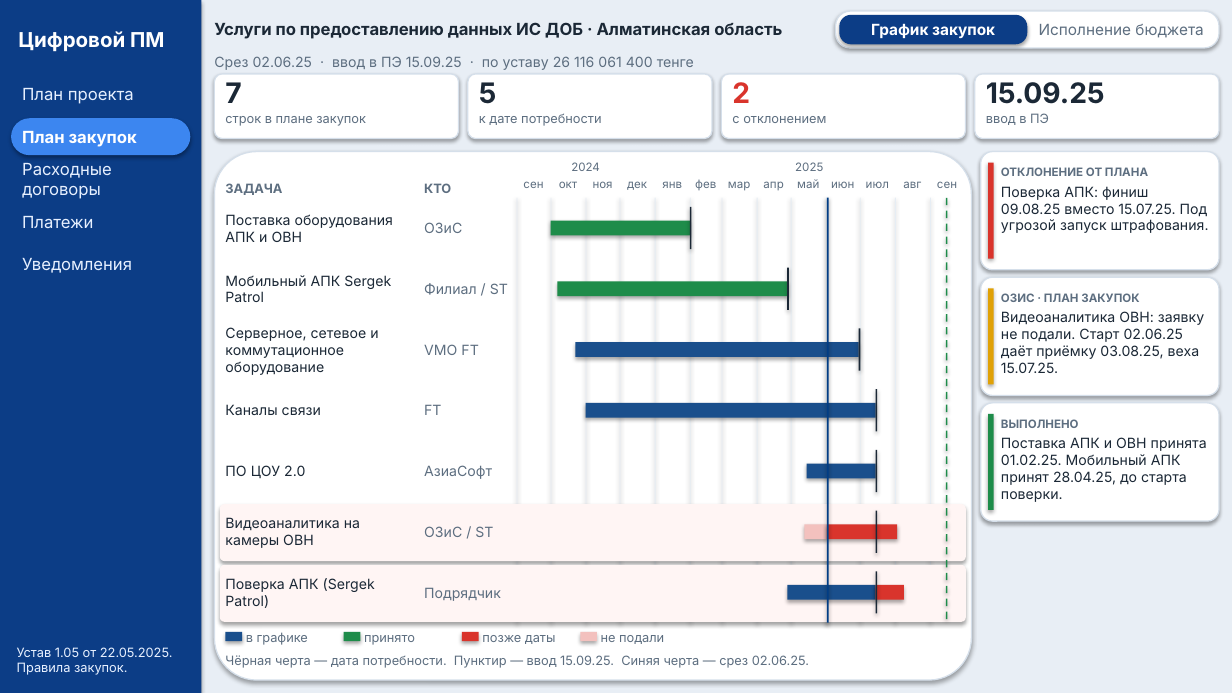
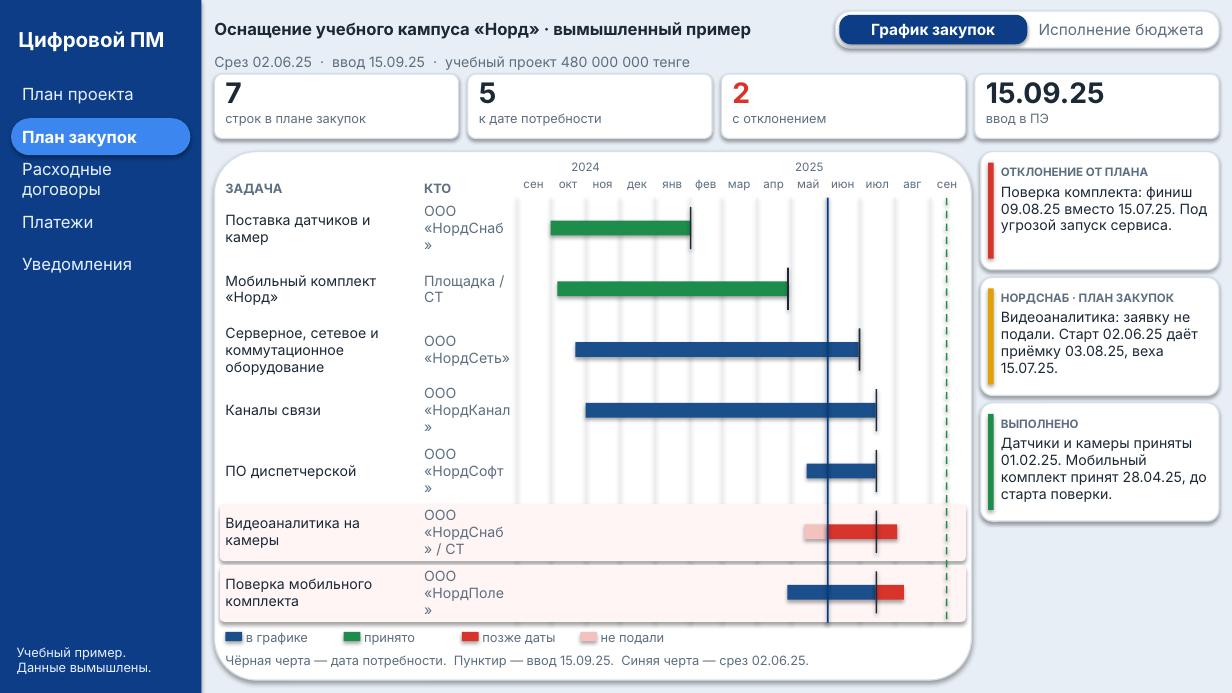
Before and after one commit to TemeshevProject/SG-DUP-Project, a slide deck: slide 1 of digital-pm/Цифровой_ПМ_план_закупок.pptx. Drawn at 1232x693 pixels with LibreOffice and Linux fonts; fonts in the diff are those of the drawing. Boxes give left, top, right and bottom in pixels: in the first picture for what was removed or moved away, otherwise in the second. Text is boxed around its words. In the diff, an @@ line names an element or a change of style, - is before the commit and + after.

```diff
--- a/digital-pm/Цифровой_ПМ_план_закупок.pptx
+++ b/digital-pm/Цифровой_ПМ_план_закупок.pptx
@@ text at (x1=214, y1=22, x2=751, y2=39): text changed @@
-Услуги по предоставлению данных ИС ДОБ · Алматинская область
+Оснащение учебного кампуса «Норд» · вымышленный пример
@@ text at (x1=214, y1=56, x2=690, y2=70): text changed @@
-Срез 02.06.25 · ввод в ПЭ 15.09.25 · по уставу 26 116 061 400 тенге
+Срез 02.06.25 · ввод 15.09.25 · учебный проект 480 000 000 тенге
@@ text at (x1=424, y1=205, x2=504, y2=236): text changed @@
-ОЗиС
+ООО «НордСнаб»
@@ text at (x1=1001, y1=186, x2=1208, y2=233): text changed @@
-Поверка АПК: финиш 09.08.25 вместо 15.07.25. Под угрозой запуск штрафования.
+Поверка комплекта: финиш 09.08.25 вместо 15.07.25. Под угрозой запуск сервиса.
@@ text at (x1=225, y1=214, x2=370, y2=245): text changed @@
-Поставка оборудования АПК и ОВН
+Поставка датчиков и камер
@@ text at (x1=225, y1=275, x2=377, y2=305): text changed @@
-Мобильный АПК Sergek Patrol
+Мобильный комплект «Норд»
@@ text at (x1=424, y1=275, x2=495, y2=302): text changed @@
-Филиал / ST
+Площадка / СТ
@@ text at (x1=1001, y1=293, x2=1174, y2=304): text changed @@
-ОЗИС · ПЛАН ЗАКУПОК
+НОРДСНАБ · ПЛАН ЗАКУПОК
@@ text at (x1=1001, y1=311, x2=1198, y2=373): text changed @@
-Видеоаналитика ОВН: заявку не подали. Старт 02.06.25 даёт приёмку 03.08.25, веха 15.07.25.
+Видеоаналитика: заявку не подали. Старт 02.06.25 даёт приёмку 03.08.25, веха 15.07.25.
@@ text at (x1=424, y1=335, x2=510, y2=366): text changed @@
-VMO FT
+ООО «НордСеть»
@@ text at (x1=424, y1=387, x2=510, y2=418): text changed @@
-FT
+ООО «НордКанал»
@@ text at (x1=424, y1=448, x2=504, y2=479): text changed @@
-АзиаСофт
+ООО «НордСофт»
@@ text at (x1=1001, y1=437, x2=1207, y2=502): text changed @@
-Поставка АПК и ОВН принята 01.02.25. Мобильный АПК принят 28.04.25, до старта поверки.
+Датчики и камеры приняты 01.02.25. Мобильный комплект принят 28.04.25, до старта поверки.
@@ text at (x1=225, y1=465, x2=357, y2=479): text changed @@
-ПО ЦОУ 2.0
+ПО диспетчерской
@@ text at (x1=424, y1=509, x2=504, y2=554): text changed @@
-ОЗиС / ST
+ООО «НордСнаб» / СТ
@@ text at (x1=225, y1=517, x2=360, y2=548): text changed @@
-Видеоаналитика на камеры ОВН
+Видеоаналитика на камеры
@@ text at (x1=225, y1=578, x2=372, y2=606): text changed @@
-Поверка АПК (Sergek Patrol)
+Поверка мобильного комплекта
@@ text at (x1=424, y1=570, x2=504, y2=601): text changed @@
-Подрядчик
+ООО «НордПоле»
@@ text at (x1=17, y1=647, x2=152, y2=674): text changed @@
-Устав 1.05 от 22.05.2025.
-Правила закупок.
+Учебный пример.
+Данные вымышлены.
```
Also in this commit, not shown: 1 other slide changed, 3 other files.
